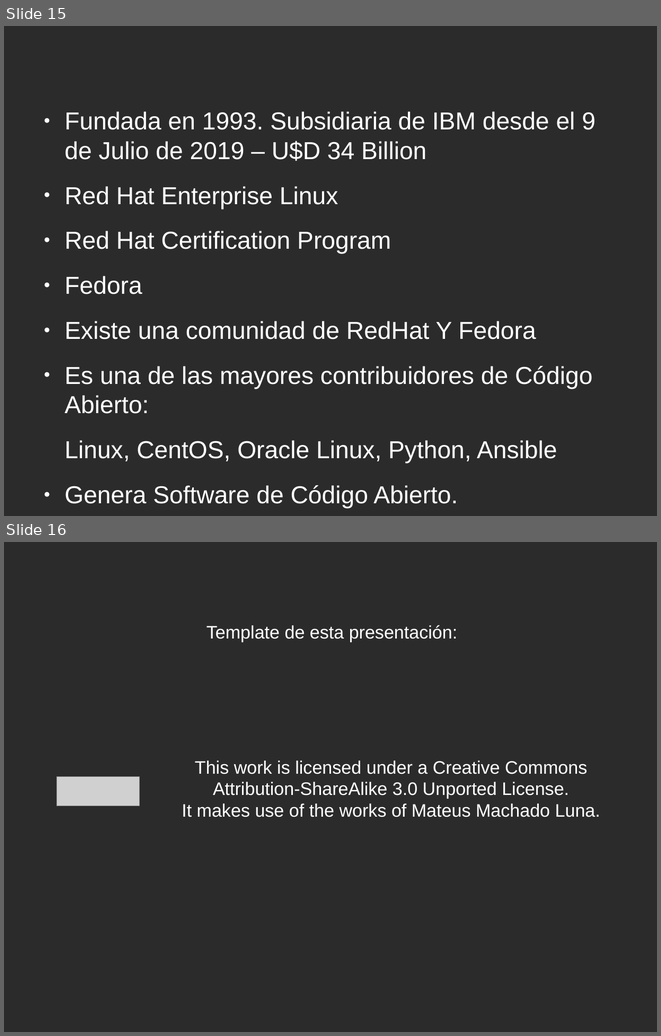
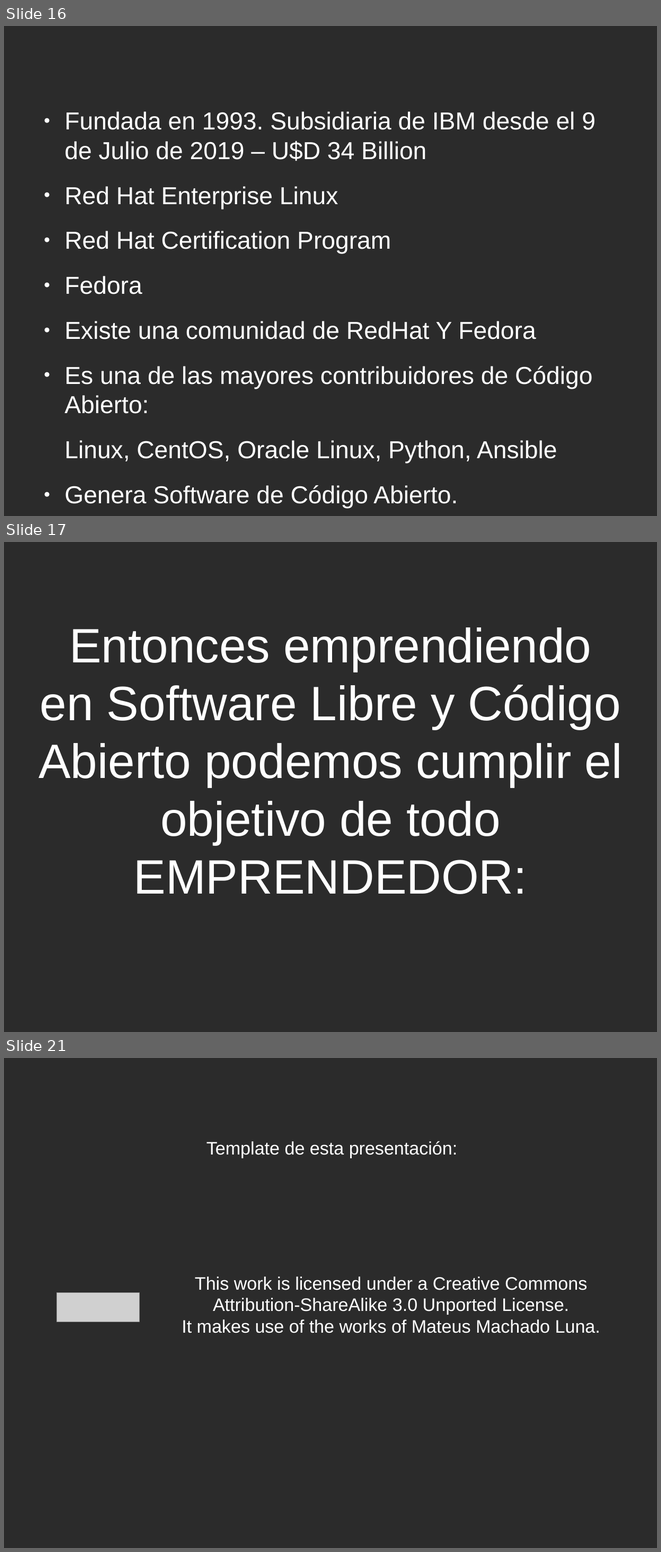
Before and after one commit to eamanu/Talks, a slide deck: 2019/JornadaEmpredendedorUNLAR/EmprendiendoConSoftwareLibre.odp. Shown one above the other, each under a label of ours: slides 15 and 16 before the commit, slides 16, 17 and 21 after it; the slides between them are not shown. The pictures are 661x1036 and 661x1552 pixels, drawn with LibreOffice and Linux fonts; fonts in the diff are those of the drawing; grey boxes stand for pictures; background and template pictures are left out; a plain dark background stands for a picture behind light text. Boxes give left, top, right and bottom in pixels: in the first picture for what was removed or moved away, otherwise in the second. Text is boxed around its words. In the diff, an @@ line names an element or a change of style, - is before the commit and + after.

```diff
--- a/2019/JornadaEmpredendedorUNLAR/EmprendiendoConSoftwareLibre.odp
+++ b/2019/JornadaEmpredendedorUNLAR/EmprendiendoConSoftwareLibre.odp
@@ slide 17 added at box(4, 542, 657, 1032), background picture (left out) @@
@@ title added at box(38, 627, 623, 894), 58.6 pt, text #FFFFFF @@
+Entonces emprendiendo en Software Libre y Código Abierto podemos cumplir el objetivo de todo EMPRENDEDOR:
@@ what was slide 15 is now slide 16 @@
@@ what was slide 16 is now slide 21 @@
```
Also in this commit, not shown: 4 other slides added.
